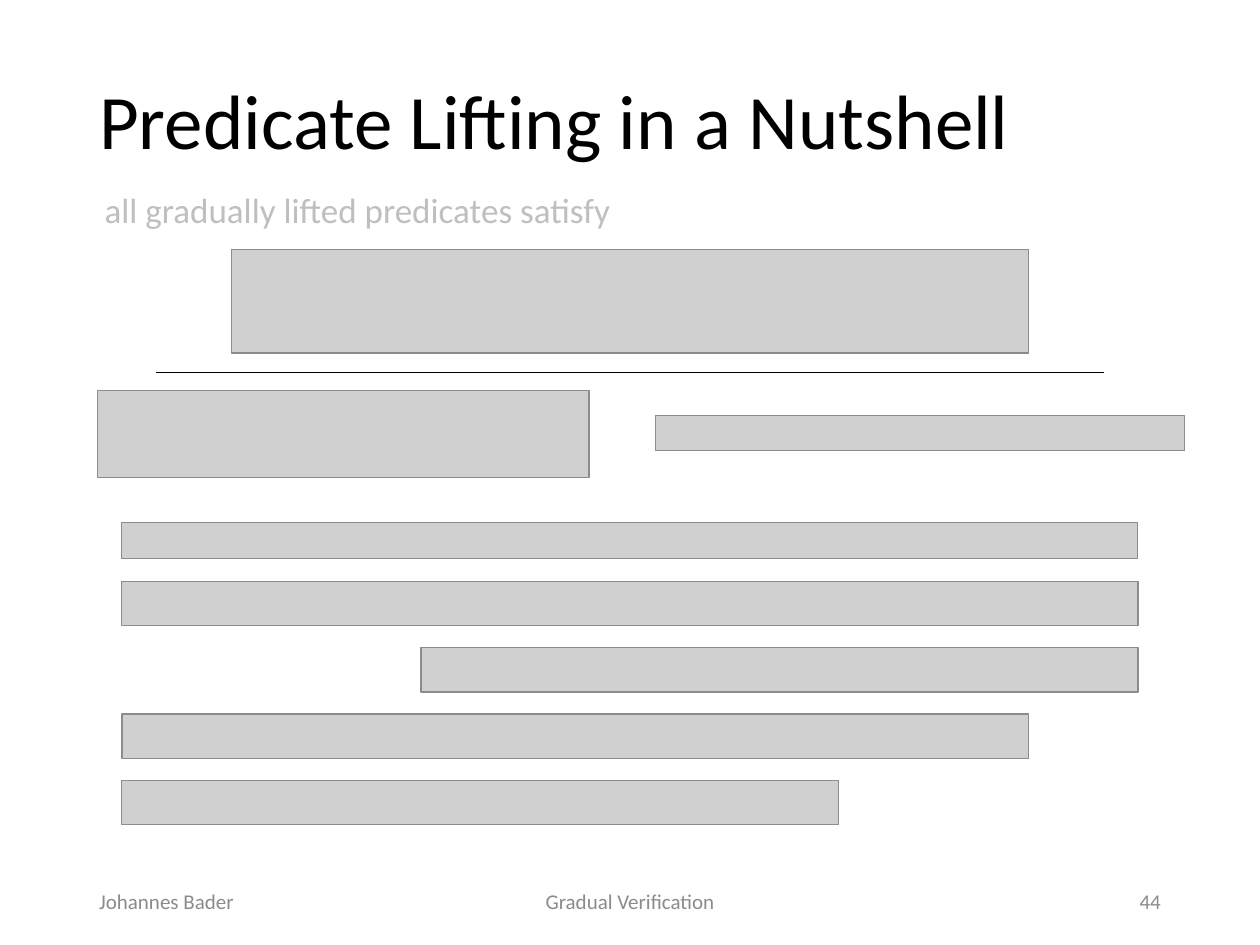
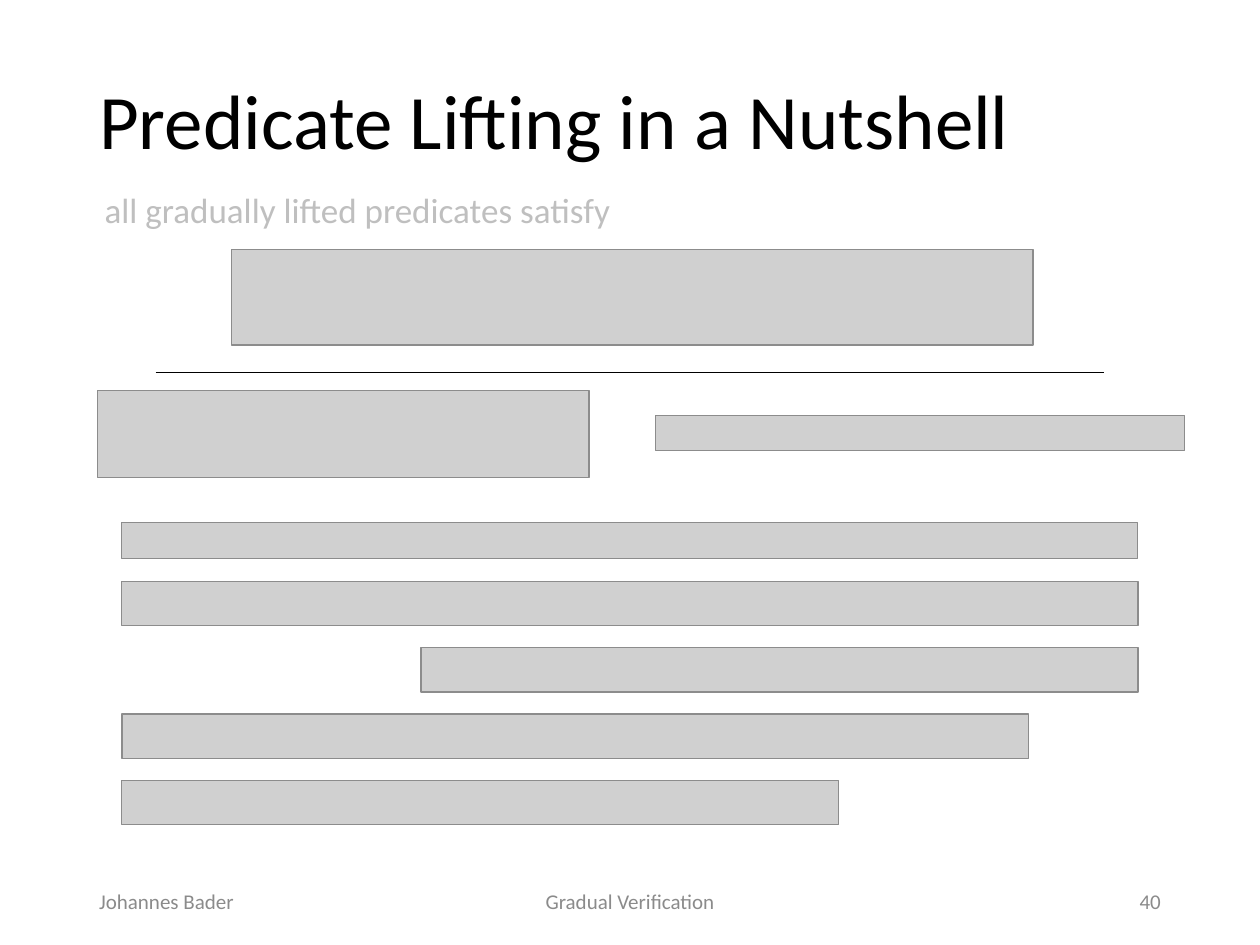
Before and after one commit to olydis/GradVerThesis, a slide deck: slide 40 of presentation/Final.pptx (slide 44 before the commit). Drawn at 1260x945 pixels with LibreOffice and Linux fonts; fonts in the diff are those of the drawing; grey boxes stand for pictures. Boxes give left, top, right and bottom in pixels: in the first picture for what was removed or moved away, otherwise in the second. Text is boxed around its words. In the diff, an @@ line names an element or a change of style, - is before the commit and + after.

```diff
--- a/presentation/Final.pptx
+++ b/presentation/Final.pptx
@@ picture: place and size @@
-picture at (232, 249, 1029, 353)
+picture at (232, 249, 1033, 345)
@@ page number at (1140, 895, 1161, 909): text changed @@
-44
+40
```
Also in this commit, not shown: 7 other slides changed, 22 slides removed, 3 other files.
